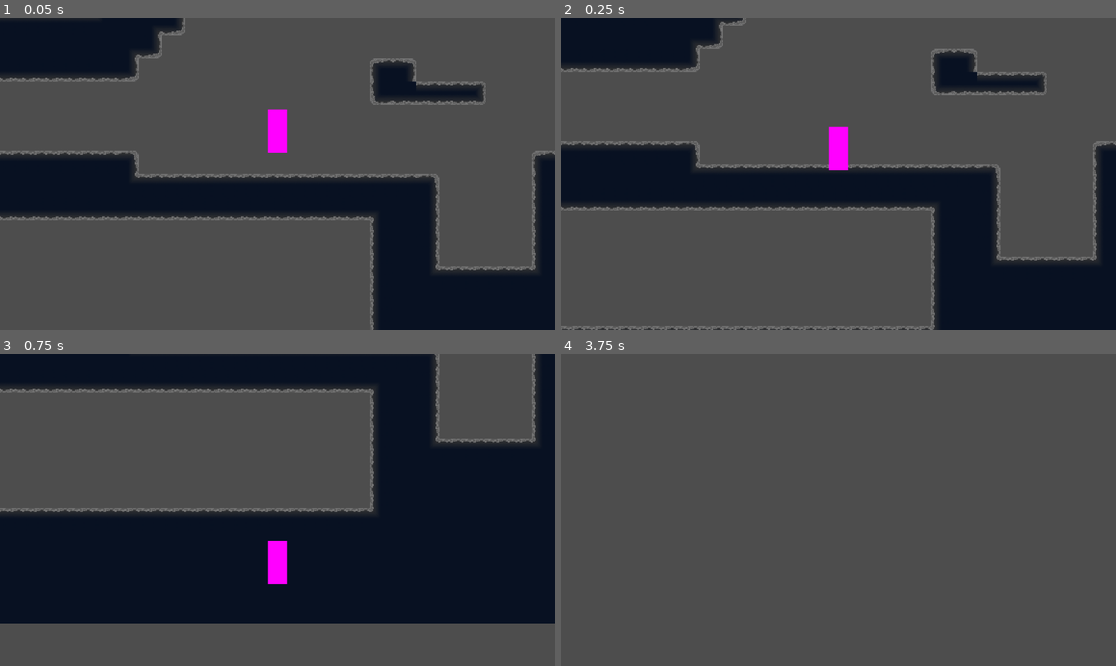
Above: before the commit, frames 1-4 (two rows, left to right).
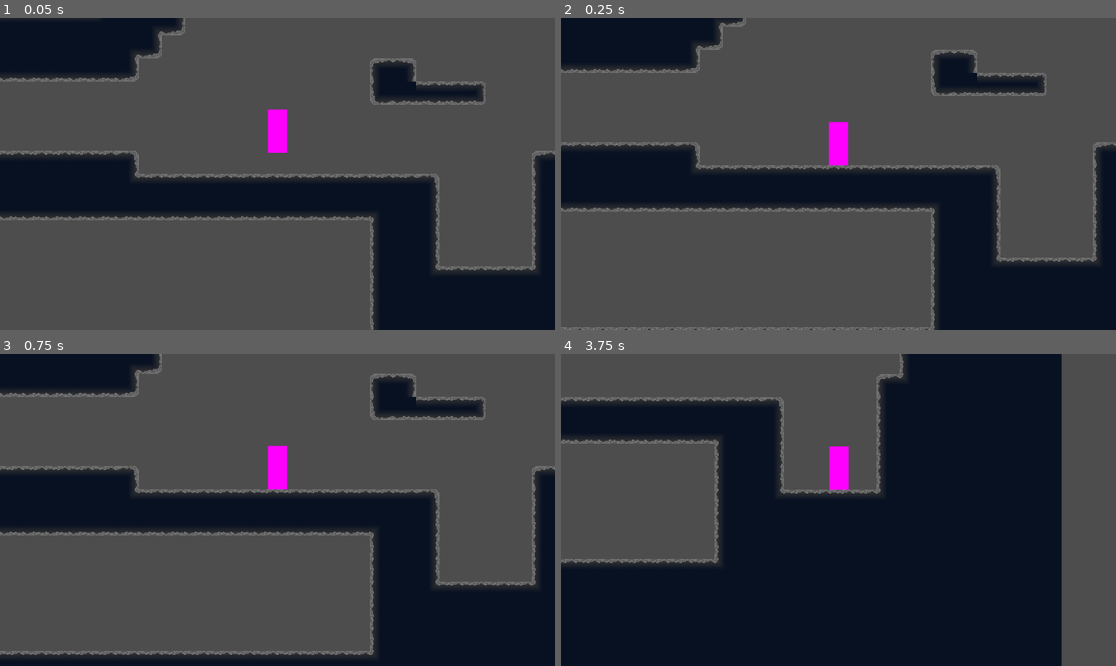
Above: after the commit, the same moments.

Repository: thebrightspark/PirateJam16-Game
Game: Godot game, scene res://Levels/main_test.tscn
Two runs of this game, one before a commit and one after it. Both use one fixed random seed, a clock stepped at 60 frames per second and the inputs below.
Inputs:
- Up to frame 1 (0.05 s): no input
- Up to frame 2 (0.25 s): no input
- Up to frame 3 (0.75 s): hold D (Right) from 0.53 s (still down)
- Up to frame 4 (3.75 s): tap Space (Jump) at 0.77, 1.52, 3.02 s; release D (Right) at 2.03 s; hold A (Left) 2.03-2.78 s; hold D (Right) from 2.78 s (still down)

Frame 1 is identical in both runs. In frame 2, 2.2% of the frame differs, in the area x 0-100%, y 0-100%; in frame 3, 55%; in frame 4, 66%, in the area x 0-91%, y 0-100%.

Commit message:
Collisions Work

Diff:
--- a/Assets/TileMap/LevelTileSet_01.tres
+++ b/Assets/TileMap/LevelTileSet_01.tres
@@ -6,12 +6,19 @@
 texture = ExtResource("1_f42le")
 texture_region_size = Vector2i(24, 24)
 0:0/0 = 0
+0:0/0/physics_layer_0/polygon_0/points = PackedVector2Array(-12, -12, 12, -12, 12, 12, -12, 12)
 1:0/0 = 0
+1:0/0/physics_layer_0/polygon_0/points = PackedVector2Array(-12, -12, 12, -12, 12, 12, -12, 12)
 2:0/0 = 0
+2:0/0/physics_layer_0/polygon_0/points = PackedVector2Array(-12, -12, 12, -12, 12, 12, -12, 12)
 3:0/0 = 0
+3:0/0/physics_layer_0/polygon_0/points = PackedVector2Array(-12, -12, 12, -12, 12, 12, -12, 12)
 0:1/0 = 0
+0:1/0/physics_layer_0/polygon_0/points = PackedVector2Array(-12, -12, 12, -12, 12, 12, -12, 12)
 1:1/0 = 0
+1:1/0/physics_layer_0/polygon_0/points = PackedVector2Array(-12, -12, 12, -12, 12, 12, -12, 12)
 
 [resource]
 tile_size = Vector2i(24, 24)
+physics_layer_0/collision_layer = 1
 sources/1 = SubResource("TileSetAtlasSource_cpkel")
